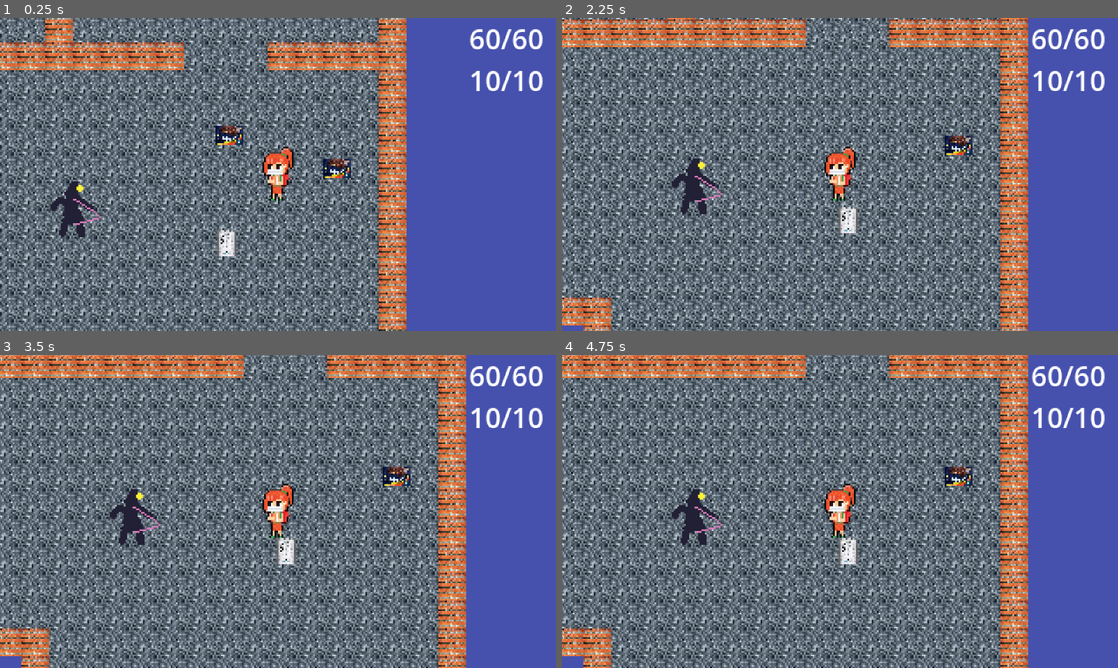
Above: before the commit, frames 1-4 (two rows, left to right).
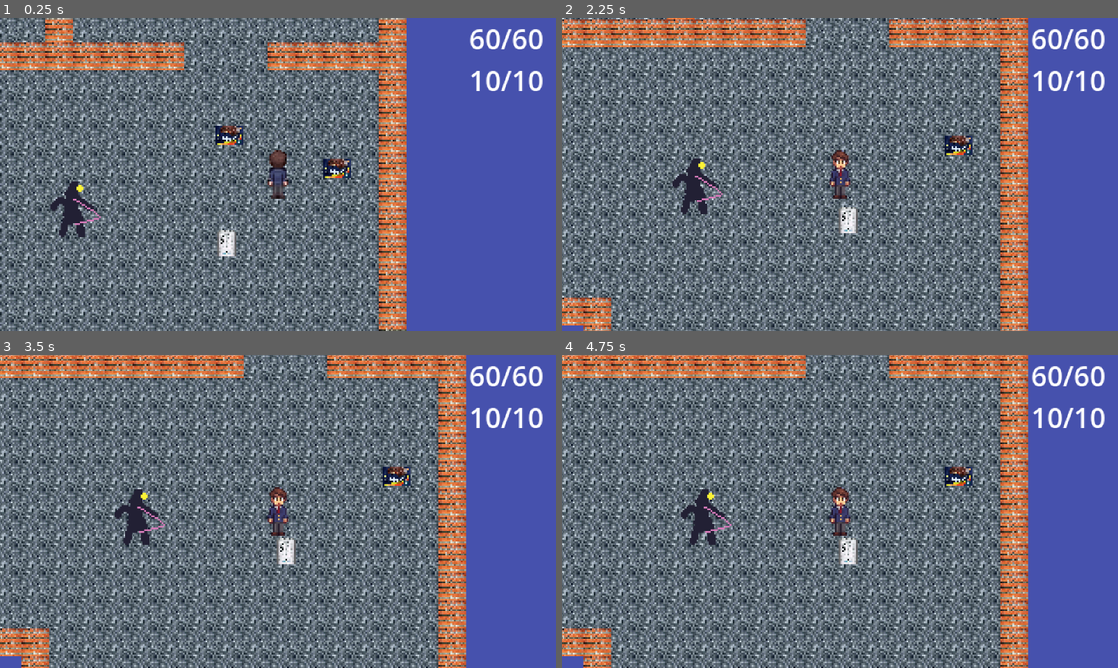
Above: after the commit, the same moments.

Repository: Robothan36/VLG-rpg
Game: Godot game, scene res://scene/main.tscn
Two runs of this game, one before a commit and one after it. Both use one fixed random seed, a clock stepped at 60 frames per second and the inputs below.
Inputs:
- Up to frame 1 (0.25 s): no input
- Up to frame 2 (2.25 s): tap Enter at 0.5 s; hold A (A) 0.53-1.28 s; tap D (D) at 0.8, 1.35 s; tap S (S) at 1.55 s; tap Space at 2 s; hold S (S) from 2.03 s (still down)
- Up to frame 3 (3.5 s): tap W (w) at 2.3, 2.85 s; tap Enter at 2.75 s; release S (S) at 2.78 s; tap A (A) at 3.05 s
- Up to frame 4 (4.75 s): tap Space at 3.5 s; hold A (A) 3.53-4.28 s; tap D (D) at 3.8, 4.35 s; tap S (S) at 4.55 s

The runs differ from the first frame. In frame 1, 0.7% of the frame differs, in the area x 47-53%, y 41-59%; in frame 2, 0.7%; in frame 3, 1.2%; in frame 4, 1.5%, in the area x 19-53%, y 41-61%.

Commit message:
new sprites player

Diff:
--- /dev/null
+++ b/assests/bob orientations/down.tres
@@ -0,0 +1,7 @@
+[gd_resource type="AtlasTexture" load_steps=2 format=3 uid="uid://cb6i0ypsj386t"]
+
+[ext_resource type="Texture2D" uid="uid://ct7lm6dmcymta" path="res://assests/sprite_sheet_bob.png" id="1_t3dyy"]
+
+[resource]
+atlas = ExtResource("1_t3dyy")
+region = Rect2(0, 0, 32, 32)
--- /dev/null
+++ b/assests/bob orientations/left.tres
@@ -0,0 +1,7 @@
+[gd_resource type="AtlasTexture" load_steps=2 format=3 uid="uid://c14cbym1jks87"]
+
+[ext_resource type="Texture2D" uid="uid://ct7lm6dmcymta" path="res://assests/sprite_sheet_bob.png" id="1_to0o5"]
+
+[resource]
+atlas = ExtResource("1_to0o5")
+region = Rect2(32, 32, 32, 32)
--- /dev/null
+++ b/assests/bob orientations/right.tres
@@ -0,0 +1,7 @@
+[gd_resource type="AtlasTexture" load_steps=2 format=3 uid="uid://h3llkmwntgxy"]
+
+[ext_resource type="Texture2D" uid="uid://ct7lm6dmcymta" path="res://assests/sprite_sheet_bob.png" id="1_58ucb"]
+
+[resource]
+atlas = ExtResource("1_58ucb")
+region = Rect2(32, 0, 32, 32)
--- /dev/null
+++ b/assests/bob orientations/up.tres
@@ -0,0 +1,7 @@
+[gd_resource type="AtlasTexture" load_steps=2 format=3 uid="uid://b84we5q3fn1bk"]
+
+[ext_resource type="Texture2D" uid="uid://ct7lm6dmcymta" path="res://assests/sprite_sheet_bob.png" id="1_31t0q"]
+
+[resource]
+atlas = ExtResource("1_31t0q")
+region = Rect2(0, 32, 32, 32)
--- /dev/null
+++ b/bob_right.tres
@@ -0,0 +1,4 @@
+[gd_resource type="CompressedTexture2D" format=3 uid="uid://bmprv1f6bhg1j"]
+
+[resource]
+load_path = "res://.godot/imported/sprite_sheet_bob.png-428a47784703840daa4c20fa9204275f.ctex"
--- a/code/game_scripts/enemy.gd
+++ b/code/game_scripts/enemy.gd
@@ -37,6 +37,14 @@
 			print("player spotted")
 			detected_player = true
 
+
+	if detected_player:
+		velocity = ray_cast_2d.target_position.normalized() * 1
+	else:
+		velocity = Vector2.ZERO
+
+	move_and_slide()
+
 	if move_and_slide():
 		if self.get_last_slide_collision().get_collider().name == "player":
 			Global.enemy_ressource_paket = enemyData
--- a/code/game_scripts/fachwissen_slot.gd
+++ b/code/game_scripts/fachwissen_slot.gd
@@ -33,6 +33,8 @@
 	else:
 		button.disabled = false
 
+
+
 func _on_button_pressed() -> void:
 	if (Global.stamina - stamina_cost) >= 0:
 		Global.stamina -= stamina_cost
--- a/code/game_scripts/player.gd
+++ b/code/game_scripts/player.gd
@@ -1,4 +1,5 @@
 extends CharacterBody2D
+@onready var sprite_2d: Sprite2D = $Sprite2D
 
 var speed = 50
 func _input(event: InputEvent) -> void:
@@ -10,15 +11,20 @@
 			speed = 50
 		if Input.is_action_pressed("w"):
 			velocity.y = -1 * speed
+			sprite_2d.texture = preload("res://assests/bob orientations/up.tres")
 
 		elif Input.is_action_pressed("S"):
 			velocity.y = 1 * speed
+			sprite_2d.texture = preload("res://assests/bob orientations/down.tres")
 
 		elif Input.is_action_pressed("A"):
+
 			velocity.x = -1 * speed
+			sprite_2d.texture = preload("res://assests/bob orientations/left.tres")
 
 		elif Input.is_action_pressed("D"):
 			velocity.x = 1 * speed
+			sprite_2d.texture = preload("res://assests/bob orientations/right.tres")
 	else:
 		velocity = Vector2(0,0)
 	# very basic movement script, will be changed later on
--- /dev/null
+++ b/scene/down.tres
@@ -0,0 +1,7 @@
+[gd_resource type="AtlasTexture" load_steps=2 format=3 uid="uid://bg6lcmvlr8ij3"]
+
+[ext_resource type="Texture2D" uid="uid://ct7lm6dmcymta" path="res://assests/sprite_sheet_bob.png" id="1_t867c"]
+
+[resource]
+atlas = ExtResource("1_t867c")
+region = Rect2(0, 0, 32, 32)
--- a/scene/player.tscn
+++ b/scene/player.tscn
@@ -1,13 +1,9 @@
-[gd_scene load_steps=4 format=3 uid="uid://cklkj35cb7lrk"]
+[gd_scene load_steps=3 format=3 uid="uid://cklkj35cb7lrk"]
 
-[ext_resource type="Texture2D" uid="uid://ccif0kdex5tha" path="res://assests/sprite_sheet.png" id="1_4flbx"]
+[ext_resource type="Texture2D" uid="uid://b84we5q3fn1bk" path="res://assests/bob orientations/up.tres" id="1_xo3ru"]
 
 [sub_resource type="RectangleShape2D" id="RectangleShape2D_4flbx"]
 size = Vector2(18, 31)
-
-[sub_resource type="AtlasTexture" id="AtlasTexture_xo3ru"]
-atlas = ExtResource("1_4flbx")
-region = Rect2(32, 0, 32, 32)
 
 [node name="player" type="CharacterBody2D"]
 
@@ -16,4 +12,4 @@
 shape = SubResource("RectangleShape2D_4flbx")
 
 [node name="Sprite2D" type="Sprite2D" parent="."]
-texture = SubResource("AtlasTexture_xo3ru")
+texture = ExtResource("1_xo3ru")
Binary file added: assests/sprite_sheet_bob.png
Not shown, added: assests/sprite_sheet_bob.png.import
